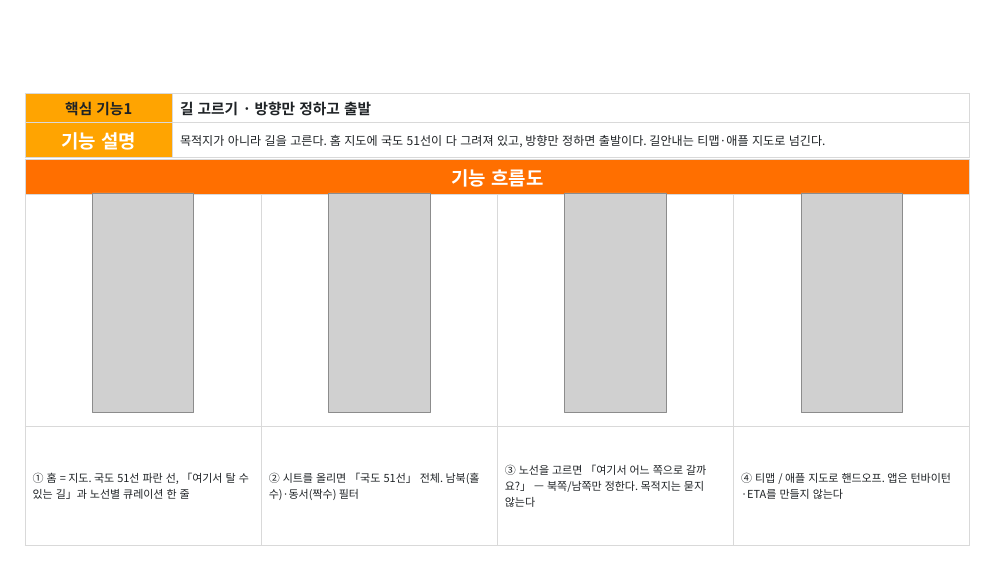
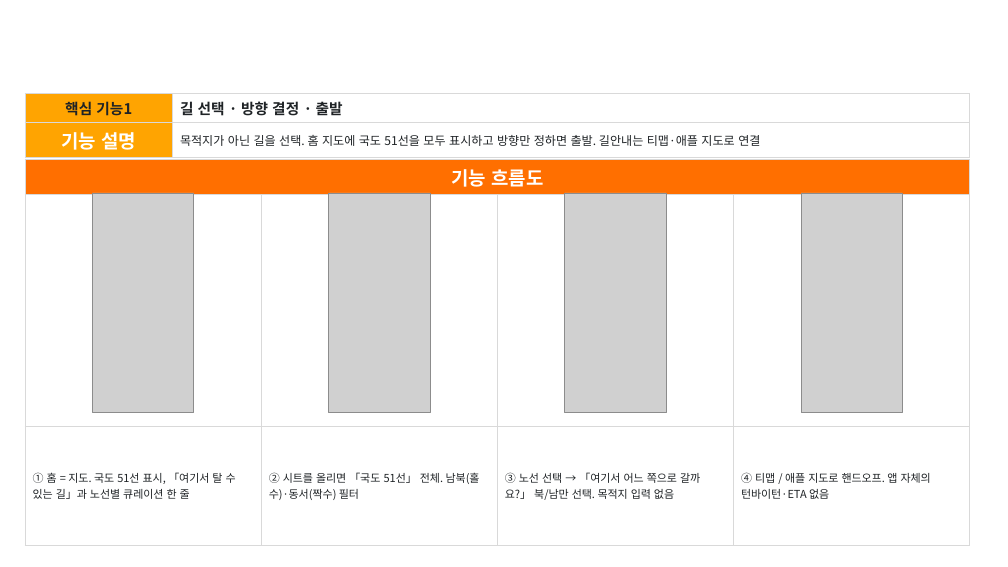
Before and after one commit to Hyee0ne/p-trip, a slide deck: slide 5 of docs/기능설명서_P의여행.pptx. Drawn at 1008x567 pixels with LibreOffice and Linux fonts; fonts in the diff are those of the drawing; grey boxes stand for pictures; background and template pictures are left out. Boxes give left, top, right and bottom in pixels: in the first picture for what was removed or moved away, otherwise in the second. Text is boxed around its words. In the diff, an @@ line names an element or a change of style, - is before the commit and + after.

```diff
--- a/docs/기능설명서_P의여행.pptx
+++ b/docs/기능설명서_P의여행.pptx
@@ table at [25,94,970,154] @@
-row 1, column 2: 길 고르기 · 방향만 정하고 출발
+row 1, column 2: 길 선택 · 방향 결정 · 출발
-row 2, column 2: 목적지가 아니라 길을 고른다. 홈 지도에 국도 51선이 다 그려져 있고, 방향만 정하면 출발이다. 길안내는 티맵·애플 지도로 넘긴다.
+row 2, column 2: 목적지가 아닌 길을 선택. 홈 지도에 국도 51선을 모두 표시하고 방향만 정하면 출발. 길안내는 티맵·애플 지도로 연결
@@ table at [25,160,969,541] @@
-row 3: ① 홈 = 지도. 국도 51선 파란 선, 「여기서 탈 수 있는 길」과 노선별 큐레이션 한 줄 | ② 시트를 올리면 「국도 51선」 전체. 남북(홀수)·동서(짝수) 필터 | ③ 노선을 고르면 「여기서 어느 쪽으로 갈까요?」 — 북쪽/남쪽만 정한다. 목적지는 묻지 않는다 | ④ 티맵 / 애플 지도로 핸드오프. 앱은 턴바이턴·ETA를 만들지 않는다
+row 3: ① 홈 = 지도. 국도 51선 표시, 「여기서 탈 수 있는 길」과 노선별 큐레이션 한 줄 | ② 시트를 올리면 「국도 51선」 전체. 남북(홀수)·동서(짝수) 필터 | ③ 노선 선택 → 「여기서 어느 쪽으로 갈까요?」 북/남만 선택. 목적지 입력 없음 | ④ 티맵 / 애플 지도로 핸드오프. 앱 자체의 턴바이턴·ETA 없음
```
Also in this commit, not shown: 9 other slides changed, 2 other files.
